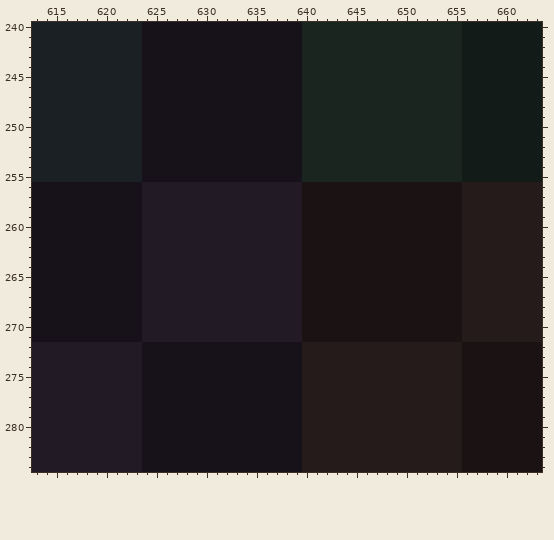
Pixel-art file -- assets/sprites/atlas/env.ase. Above: the version before the commit.
736x736 pixels, 1 frame. Colours within 5 levels of each other are drawn and written as one. Shown: x 613..663, y 240..284. The commit also changed other parts of the picture, which this record leaves out.
After:
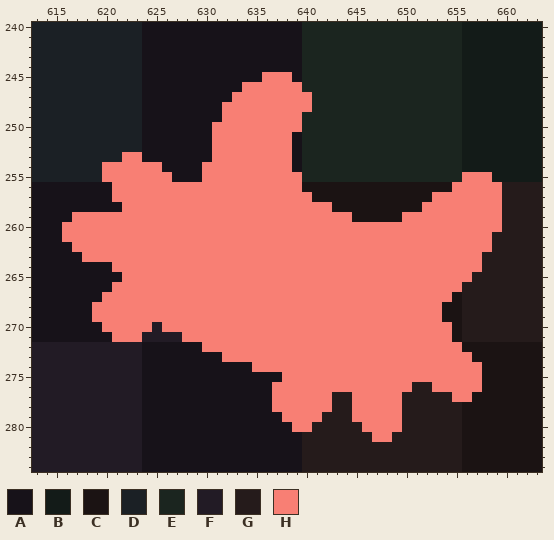
Palette (. is transparent): A #171219  B #131b18  C #1b1313  D #1b2025  E #1b251f  F #221b25  G #251b1b  H #f87f74
Diff:
Changed rows in their new state; - is an unchanged pixel.
Layer "sea-biome":
first column x 616:
245 --------------------HHH---------------------
246 ------------------HHHHHH--------------------
247 -----------------HHHHHHHH-------------------
248 ----------------HHHHHHHHH-------------------
249 ----------------HHHHHHHH--------------------
250 ---------------HHHHHHHHH--------------------
251 ---------------HHHHHHHH---------------------
252 ---------------HHHHHHHH---------------------
253 ------HH-------HHHHHHHH---------------------
254 ----HHHHHH----HHHHHHHHH---------------------
255 ----HHHHHHH---HHHHHHHHHH----------------HHH-
256 -----HHHHHHHHHHHHHHHHHHH---------------HHHHH
257 -----HHHHHHHHHHHHHHHHHHHH------------HHHHHHH
258 ------HHHHHHHHHHHHHHHHHHHHH---------HHHHHHHH
259 -HHHHHHHHHHHHHHHHHHHHHHHHHHHH-----HHHHHHHHHH
260 HHHHHHHHHHHHHHHHHHHHHHHHHHHHHHHHHHHHHHHHHHHH
261 HHHHHHHHHHHHHHHHHHHHHHHHHHHHHHHHHHHHHHHHHHH-
262 -HHHHHHHHHHHHHHHHHHHHHHHHHHHHHHHHHHHHHHHHHH-
263 --HHHHHHHHHHHHHHHHHHHHHHHHHHHHHHHHHHHHHHHH--
264 -----HHHHHHHHHHHHHHHHHHHHHHHHHHHHHHHHHHHHH--
265 ------HHHHHHHHHHHHHHHHHHHHHHHHHHHHHHHHHHH---
266 -----HHHHHHHHHHHHHHHHHHHHHHHHHHHHHHHHHHH----
267 ----HHHHHHHHHHHHHHHHHHHHHHHHHHHHHHHHHHH-----
268 ---HHHHHHHHHHHHHHHHHHHHHHHHHHHHHHHHHHH------
269 ---HHHHHHHHHHHHHHHHHHHHHHHHHHHHHHHHHHH------
270 ----HHHHH-HHHHHHHHHHHHHHHHHHHHHHHHHHHHH-----
271 -----HHH----HHHHHHHHHHHHHHHHHHHHHHHHHHH-----
272 --------------HHHHHHHHHHHHHHHHHHHHHHHHHH----
273 ----------------HHHHHHHHHHHHHHHHHHHHHHHHH---
274 -------------------HHHHHHHHHHHHHHHHHHHHHHH--
275 ----------------------HHHHHHHHHHHHHHHHHHHH--
276 ---------------------HHHHHHHHHHHHHH--HHHHH--
277 ---------------------HHHHHH--HHHHH-----HH---
278 ---------------------HHHHHH--HHHHH----------
279 ----------------------HHHH---HHHHH----------
280 -----------------------HH-----HHHH----------
281 -------------------------------HH-----------
Changed places in both pictures, as pixel boxes (x1, y1, x2, y2):
changed: (62, 72, 502, 442)
